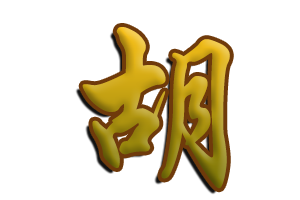
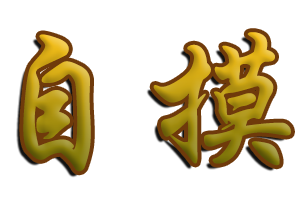
The second 300x200 image is a revision of the first. Changes to its layers:
renamed "胡" to "自摸", painted on it over <box>23,27,291,189</box>
